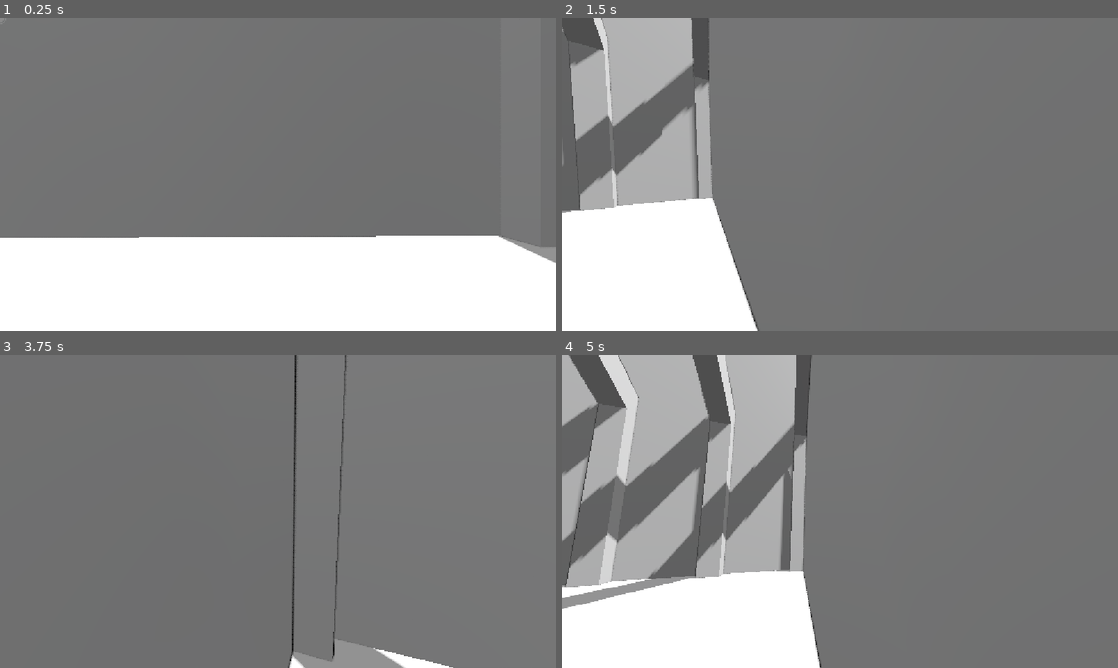
Above: before the commit, frames 1-4 (two rows, left to right).
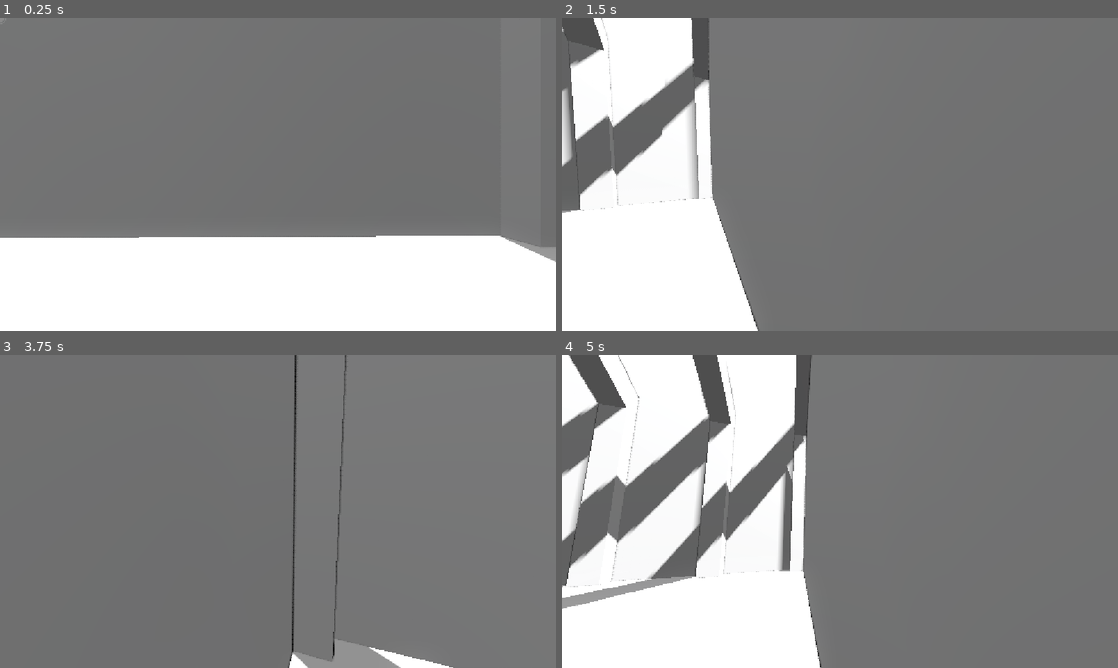
Above: after the commit, the same moments.

Repository: KayEntry17/museum-dioramatum-visionum
Game: Godot game, scene res://testlevels/testlvl.tscn
Two runs of this game, one before a commit and one after it. Both use one fixed random seed, a clock stepped at 60 frames per second and the inputs below.
Inputs (mouse positions are in pixels of both pictures, inside the frame that each line leads up to):
- Up to frame 1 (0.25 s): no input
- Up to frame 2 (1.5 s): tap Enter (ui_accept) at 0.5, 0.6, 0.77, 1.07 s; move the mouse to (867, 174) at 0.52 s; hold Up (ui_up) from 0.53 s (still down); move the mouse to (812, 174) at 1.27 s; click (812, 174) at 1.35 s
- Up to frame 3 (3.75 s): keep holding Up (ui_up); tap Enter (ui_accept) at 1.52, 1.55, 1.82, 2.3, 3.02, 3.05, 3.32, 3.5, 3.6 s; move the mouse to (289, 505) at 2.02 s; tap Alt at 2.1 s; move the mouse to (272, 517) at 2.77 s; tap Shift at 2.85 s; move the mouse to (316, 514) at 3.52 s
- Up to frame 4 (5 s): keep holding Up (ui_up); tap Enter (ui_accept) at 3.77, 4.07, 4.25, 4.52, 4.55, 4.82 s; move the mouse to (795, 508) at 4.27 s; click (795, 508) at 4.35 s

The runs differ from the first frame. In frame 1, less than 0.1% of the frame differs, in the area x 89-100%, y 69-79%; in frame 2, 11%; in frame 3, 0.1%; in frame 4, 20%, in the area x 0-47%, y 0-100%.

Commit message:
more animated cursor, start of standee controller

Diff:
--- a/core/camdioramacontroller.gd
+++ b/core/camdioramacontroller.gd
@@ -19,17 +19,22 @@
 		$camcontroller.rotation_degrees.x=clamp($camcontroller.rotation_degrees.x, -35.0, 20.0)
 		if  Mouss.active and Input.is_action_just_pressed("mouseclick"):
 			var raycast=Cam.maincam.shoot_ray(1 << (7 - 1))
-			if raycast=={}:
+			if !raycast=={}:
 				mouseposprev=Mouss.mousepos
 				mousemoving=true
+
 		if  Mouss.active and Input.is_action_pressed("mouseclick") and mousemoving:
 
 			var mousemoved=mouseposprev-Mouss.mousepos
 			mouseposprev=Mouss.mousepos
-			mousemoved*=0.1*Mouss.mouseproportion
+			mousemoved*=0.1
 			$camcontroller.rotate(Vector3(-1.0,0.0,0),mousemoved.y*rotspeed*0.5*delta)
 			self.rotation.y+=mousemoved.x*delta*rotspeed
 			$camcontroller.rotation_degrees.x=clamp($camcontroller.rotation_degrees.x, -35.0, 20.0)
 		else:
 			mousemoving=false
 	else:mousemoving=false
+	if mousemoving:
+		Mouss.inuse=true
+	else:
+		Mouss.inuse=false
--- a/globals/mousepointer.gd
+++ b/globals/mousepointer.gd
@@ -2,16 +2,20 @@
 var mousepos
 @export var mousespeed=2
 var active
+var timesincemove: float
 var mouseproportion
+var visactive
+var inuse
 # Called when the node enters the scene tree for the first time.
 func _ready() -> void:
-	mouseproportion=1152/float(DisplayServer.window_get_size().x)
+	#mouseproportion=1152/float(DisplayServer.window_get_size().x)
 	print(DisplayServer.window_get_size())
 
 	mousepos=Vector2(0,0)
 	$Icon.modulate.a=1
 	active=false
-
+	visactive=false
+	inuse=true
 func activate():
 	active=true
 	$Icon.position=get_viewport().get_visible_rect().get_center()
@@ -21,6 +25,8 @@
 	if active:
 
 		if event is InputEventMouseMotion:
+			timesincemove=0
+			visactive=true
 			var mousemovek=Vector2(event.relative.x,event.relative.y)
 			$Icon.global_position+=mousemovek
 			$Icon.global_position.x=clamp($Icon.global_position.x,0,get_viewport().get_visible_rect().size.x)
@@ -28,12 +34,25 @@
 # Called every frame. 'delta' is the elapsed time since the previous framehv.
 func _process(delta: float) -> void:
 	#mouseproportion=1152/DisplayServer.window_get_size().x
-
+	timesincemove+=delta
+	if timesincemove>0.5:
+		visactive=false
 	var caminpdir=Input.get_vector("camera_left","camera_right","camera_up","camera_down")
-	if Input.is_action_pressed("mousetoggle"):
-		$Icon.global_position+=caminpdir*mousespeed*delta*mouseproportion
+	if Input.is_action_pressed("mousetoggle") and active:
+		timesincemove=0
+		visactive=true
+		$Icon.global_position+=caminpdir*mousespeed*delta*5
+		$Icon.global_position.x=clamp($Icon.global_position.x,0,get_viewport().get_visible_rect().size.x)
+		$Icon.global_position.y=clamp($Icon.global_position.y,0,get_viewport().get_visible_rect().size.y)
 	mousepos=$Icon.global_position
-	if active:
-		$Icon.modulate.a=lerp($Icon.modulate.a,1.0,7*delta)
+	if visactive:
+		if inuse:
+			$Icon.modulate=lerp($Icon.modulate,Color(0.658, 0.658, 0.658, 1.0),7*delta)
+			$Icon.scale=lerp($Icon.scale,Vector2(0.25,0.25),7*delta)
+			timesincemove=0
+		else:
+			$Icon.modulate=lerp($Icon.modulate,Color(1.0, 1.0, 1.0, 1.0),7*delta)
+			$Icon.scale=lerp($Icon.scale,Vector2(0.3,0.3),7*delta)
 	else:
-		$Icon.modulate.a=lerp($Icon.modulate.a,0.0,7*delta)
+		$Icon.modulate=lerp($Icon.modulate,Color(1.0, 1.0, 1.0, 0.0),7*delta)
+		$Icon.scale=lerp($Icon.scale,Vector2(0.3,0.3),7*delta)
--- a/player/standee.gd
+++ b/player/standee.gd
@@ -1,39 +1,31 @@
 extends CharacterBody3D
-#@export var speed: float=10
-#@export var inuse:bool=true
-#@export var jumpspeed:float =5
-#@export var camspeed:float =5
-#@export var slip: float=5
-#@export var Sensitivity:float=1.0
-#var canjump:bool
-#func _process(delta: float) -> void:
-	#if Cam.fpsmode:
-		#Input.mouse_mode=Input.MOUSE_MODE_CAPTURED
-	#else:
-		#Input.mouse_mode=Input.MOUSE_MODE_VISIBLE
-	#canjump=is_on_floor()
-	#if not is_on_floor():
-		#velocity += get_gravity() * delta
-		#
-	#var inpdir=Input.get_vector("ui_left","ui_right","ui_up","ui_down")
-	#var caminpdir=Input.get_vector("camera_left","camera_right","camera_up","camera_down")
-	#$falsecamx.rotate(Vector3(0,-1.0,0), caminpdir.x*camspeed*delta)
-	#$falsecamx/falsecamy.rotate(Vector3(-1.0,0.0,0), caminpdir.y*camspeed*delta)
-	#$falsecamx/falsecamy.rotation_degrees.x=clamp($falsecamx/falsecamy.rotation_degrees.x, -55.0, 55.0)
-	#print(inpdir)
-	#inpdir=inpdir.rotated(-$falsecamx.rotation.y)
-	#print($falsecamx.rotation)
-	#
-			#
-	#if inpdir==Vector2(0,0):
-		#velocity.x=move_toward(velocity.x,0,slip*delta*speed)
-		#velocity.z=move_toward(velocity.z,0,slip*delta*speed)
-	#else:
-		#velocity.x=speed*inpdir.x
-		#velocity.z=speed*inpdir.y
-	##print(velocity)
-	#if canjump and Input.is_action_just_pressed("ui_accept"):
-		#velocity.y=jumpspeed
-		#
-	#move_and_slide()
-	#
+@export var speed: float=10
+@export var inuse:bool=true
+@export var jumpspeed:float =5
+
+@export var slip: float=5
+
+var canjump:bool
+func _ready() -> void:
+	speed*=0.1
+	jumpspeed*=0.3
+func _process(delta: float) -> void:
+	canjump=is_on_floor()
+	if not is_on_floor():
+		velocity += get_gravity() * delta*0.5
+
+	var inpdir=Input.get_vector("ui_left","ui_right","ui_up","ui_down")
+
+
+
+	if inpdir==Vector2(0,0):
+		velocity.x=move_toward(velocity.x,0,slip*delta*speed)
+		velocity.z=move_toward(velocity.z,0,slip*delta*speed)
+	else:
+		velocity.x=speed*inpdir.x
+		velocity.z=speed*inpdir.y
+	#print(velocity)
+	if canjump and Input.is_action_just_pressed("ui_accept"):
+		velocity.y=jumpspeed
+
+	move_and_slide()
--- a/player/standee.tscn
+++ b/player/standee.tscn
@@ -3,22 +3,31 @@
 [ext_resource type="Script" uid="uid://dogpnbhoxitk3" path="res://player/standee.gd" id="1_m142c"]
 
 [sub_resource type="CapsuleShape3D" id="CapsuleShape3D_6uffy"]
+radius = 0.07
+height = 0.32
 
-[sub_resource type="CapsuleMesh" id="CapsuleMesh_umt7f"]
+[sub_resource type="StandardMaterial3D" id="StandardMaterial3D_umt7f"]
+albedo_color = Color(0, 0, 0, 1)
+
+[sub_resource type="CylinderMesh" id="CylinderMesh_m142c"]
+material = SubResource("StandardMaterial3D_umt7f")
+top_radius = 0.07
+bottom_radius = 0.07
+height = 0.01
+
+[sub_resource type="BoxMesh" id="BoxMesh_24qdx"]
+size = Vector3(0.12, 0.24, 0.01)
 
 [node name="Node3D" type="CharacterBody3D" unique_id=906936805]
 script = ExtResource("1_m142c")
-Sensitivity = 0.3
 
 [node name="CollisionShape3D" type="CollisionShape3D" parent="." unique_id=37437317]
+transform = Transform3D(1, 0, 0, 0, 1, 0, 0, 0, 1, 0, 0.15485471, 0)
 shape = SubResource("CapsuleShape3D_6uffy")
 
-[node name="MeshInstance3D" type="MeshInstance3D" parent="CollisionShape3D" unique_id=1462376985]
-gi_mode = 2
-mesh = SubResource("CapsuleMesh_umt7f")
+[node name="MeshInstance3D" type="MeshInstance3D" parent="." unique_id=584006145]
+mesh = SubResource("CylinderMesh_m142c")
 
-[node name="falsecamx" type="Node3D" parent="." unique_id=510507284]
-physics_interpolation_mode = 1
-transform = Transform3D(1, 0, 0, 0, 1, 0, 0, 0, 1, 0, 0.85845244, 0)
-
-[node name="falsecamy" type="Node3D" parent="falsecamx" unique_id=491760430]
+[node name="MeshInstance3D" type="MeshInstance3D" parent="MeshInstance3D" unique_id=1616392567]
+transform = Transform3D(1, 0, 0, 0, 1, 0, 0, 0, 1, 0, 0.12528582, 0)
+mesh = SubResource("BoxMesh_24qdx")
--- a/project.godot
+++ b/project.godot
@@ -22,6 +22,7 @@
 
 [display]
 
+window/size/mode=3
 window/stretch/mode="canvas_items"
 window/stretch/aspect="expand"
 
@@ -119,6 +120,7 @@
 mouseclick={
 "deadzone": 0.2,
 "events": [Object(InputEventMouseButton,"resource_local_to_scene":false,"resource_name":"","device":-1,"window_id":0,"a …(258 unchanged characters)…
+, Object(InputEventJoypadButton,"resource_local_to_scene":false,"resource_name":"","device":-1,"button_index":9,"pressure":0.0,"pressed":true,"script":null)
 ]
 }
 mousetoggle={
--- a/testlevels/platformlevel.tscn
+++ b/testlevels/platformlevel.tscn
@@ -2,6 +2,19 @@
 
 [ext_resource type="Script" uid="uid://cxgyt88jberx3" path="res://core/platformlevel.gd" id="1_24qdx"]
 [ext_resource type="Script" uid="uid://ctlbxu5cr8e2l" path="res://core/camdioramacontroller.gd" id="2_nqy25"]
+[ext_resource type="PackedScene" uid="uid://dnctmrhaywitb" path="res://player/standee.tscn" id="3_nqy25"]
+
+[sub_resource type="ProceduralSkyMaterial" id="ProceduralSkyMaterial_24qdx"]
+sky_horizon_color = Color(0.66224277, 0.6717428, 0.6867428, 1)
+ground_horizon_color = Color(0.66224277, 0.6717428, 0.6867428, 1)
+
+[sub_resource type="Sky" id="Sky_nqy25"]
+sky_material = SubResource("ProceduralSkyMaterial_24qdx")
+
+[sub_resource type="Environment" id="Environment_y7ny0"]
+background_mode = 2
+sky = SubResource("Sky_nqy25")
+glow_enabled = true
 
 [sub_resource type="CameraAttributesPractical" id="CameraAttributesPractical_og5as"]
 dof_blur_far_enabled = true
@@ -14,6 +27,13 @@
 [node name="platformlevel" type="Area3D" unique_id=1768093041 node_paths=PackedStringArray("selfcam")]
 script = ExtResource("1_24qdx")
 selfcam = NodePath("camcontroller/camcontroller/Camera3D")
+
+[node name="WorldEnvironment" type="WorldEnvironment" parent="." unique_id=1201174545]
+environment = SubResource("Environment_y7ny0")
+
+[node name="DirectionalLight3D" type="DirectionalLight3D" parent="." unique_id=1355044464]
+transform = Transform3D(-0.8660254, -0.43301278, 0.25, 0, 0.49999997, 0.86602545, -0.50000006, 0.75, -0.43301266, 0, 0, 0)
+shadow_enabled = true
 
 [node name="CSGCylinder3D" type="CSGCylinder3D" parent="." unique_id=140938202]
 transform = Transform3D(1, 0, 0, 0, 1, 0, 0, 0, 1, 0, -0.23389411, 0)
@@ -38,18 +58,24 @@
 attributes = SubResource("CameraAttributesPractical_og5as")
 fov = 44.5
 
+[node name="Node3D" parent="camcontroller" unique_id=906936805 instance=ExtResource("3_nqy25")]
+transform = Transform3D(1, 0, 0, 0, 1, 0, 0, 0, 1, -0.4634513, -0.6581545, -0.25437784)
+
 [node name="CollisionShape3D" type="CollisionShape3D" parent="." unique_id=1577774604]
 transform = Transform3D(1, 0, 0, 0, 1, 0, 0, 0, 1, -0.066223145, 0.16729736, -0.08950806)
 shape = SubResource("BoxShape3D_umt7f")
 
 [node name="CSGBox3D" type="CSGBox3D" parent="." unique_id=2132722857]
 transform = Transform3D(1, 0, 0, 0, 1, 0, 0, 0, 1, 0.411, 0.15, 0)
+use_collision = true
 size = Vector3(0.2, 0.624, 0.2)
 
 [node name="CSGBox3D2" type="CSGBox3D" parent="." unique_id=1110682393]
 transform = Transform3D(1, 0, 0, 0, 1, 0, 0, 0, 1, -0.034, -0.075, 0.315)
+use_collision = true
 size = Vector3(0.2, 0.624, 0.2)
 
 [node name="CSGBox3D3" type="CSGBox3D" parent="." unique_id=1187282603]
 transform = Transform3D(1, 0, 0, 0, 1, 0, 0, 0, 1, -0.354, -0.21, 0.51)
+use_collision = true
 size = Vector3(0.2, 0.624, 0.2)
